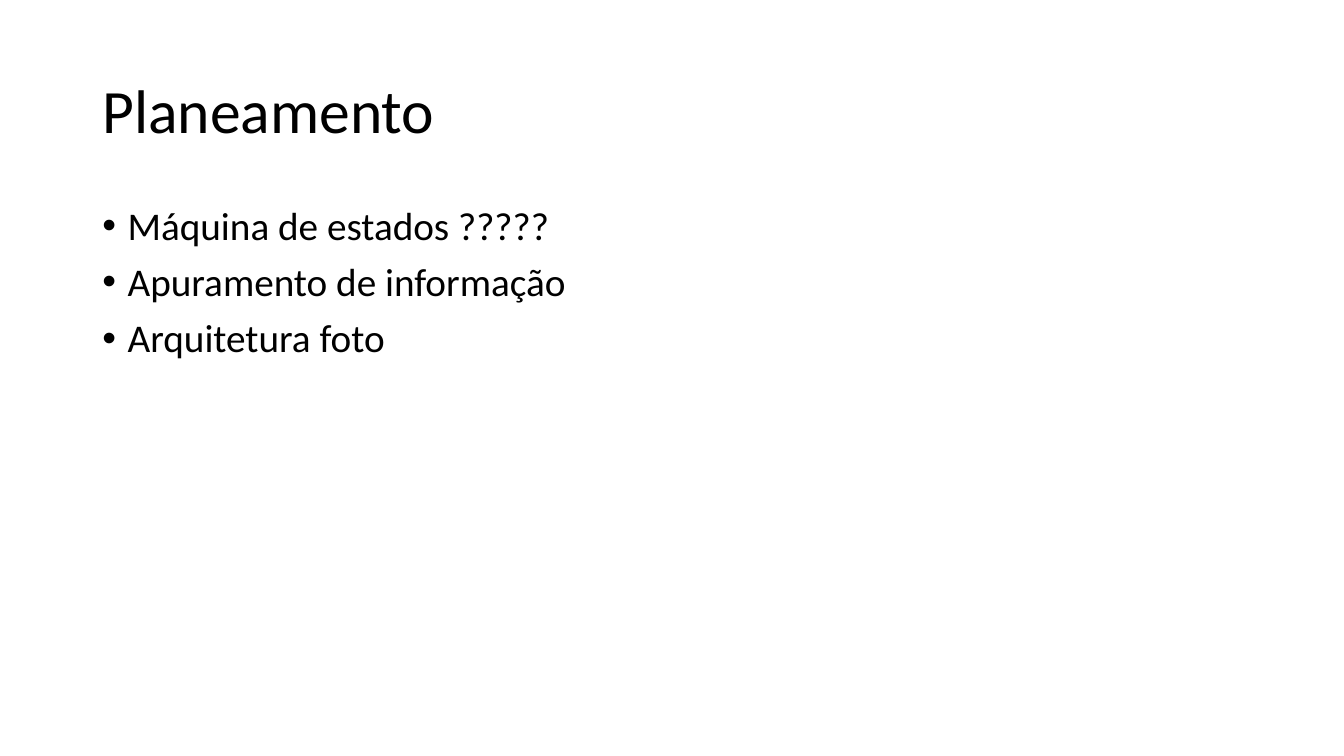
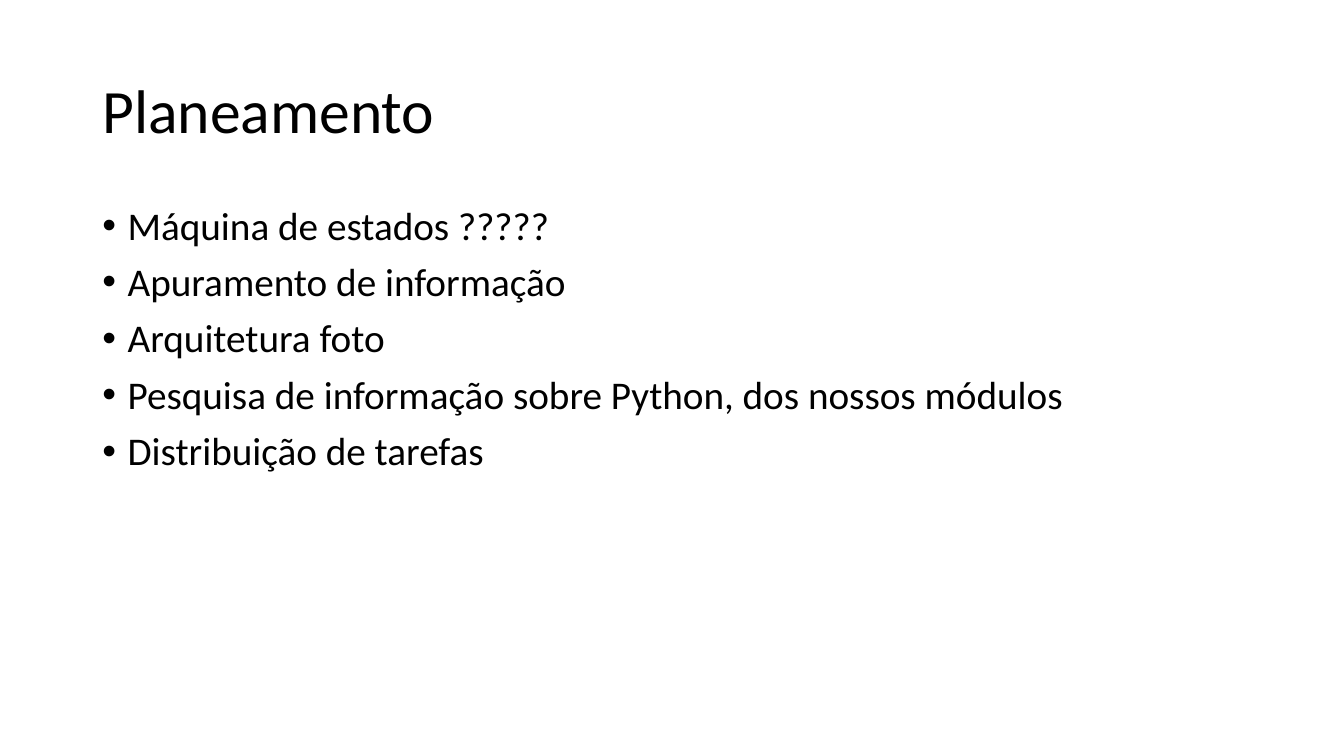
Before and after one commit to JorgeFilipePinto/orcamentacao_auto, a slide deck: slide 3 of Apresentação.pptx (slide 4 before the commit). Drawn at 1344x756 pixels with LibreOffice and Linux fonts; fonts in the diff are those of the drawing. Boxes give left, top, right and bottom in pixels: in the first picture for what was removed or moved away, otherwise in the second. Text is boxed around its words. In the diff, an @@ line names an element or a change of style, - is before the commit and + after.

```diff
--- a/Apresentação.pptx
+++ b/Apresentação.pptx
@@ text at (x1=128, y1=381, x2=1063, y2=472): paragraphs added @@
+• Pesquisa de informação sobre Python, dos nossos módulos
+• Distribuição de tarefas
```
Also in this commit, not shown: 1 other slide changed, 8 slides added, 2 other files.
